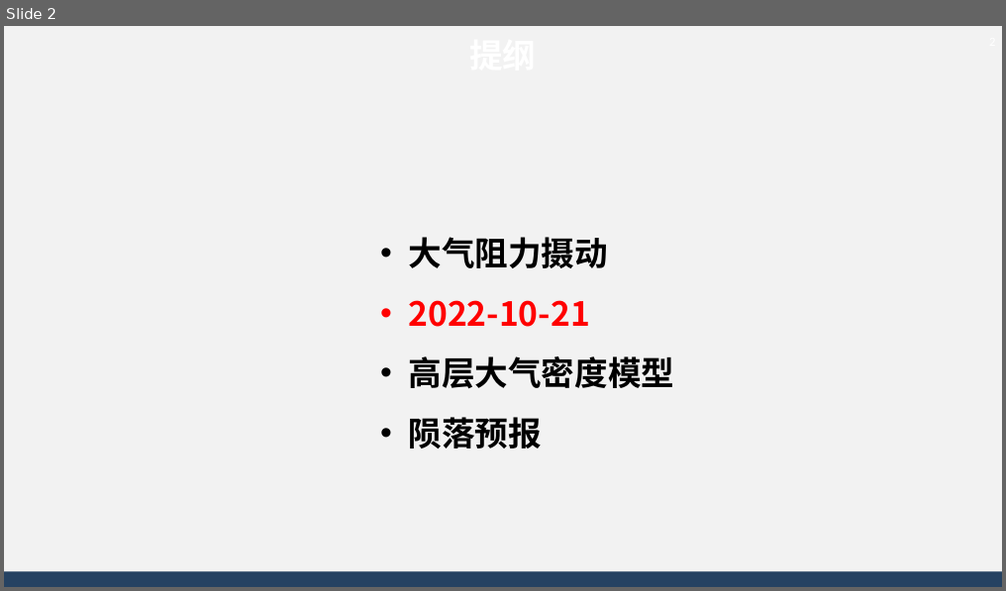
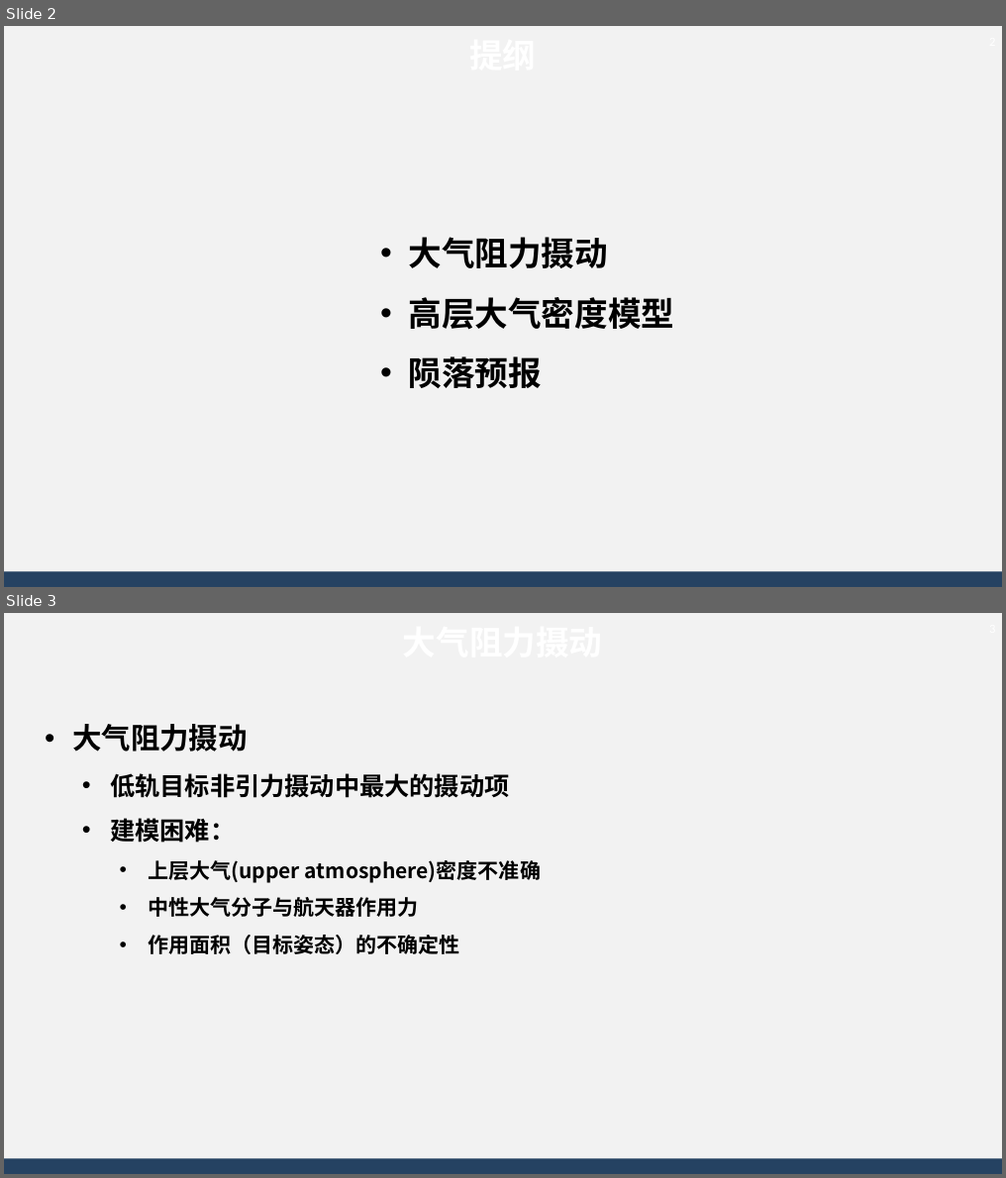
Before and after one commit to AsBackup/DAOSSA, a slide deck: 10 大气阻力摄动，大气密度模型，陨落预报.pptx. Shown one above the other, each under a label of ours: slide 2 before the commit, slides 2 and 3 after it. The pictures are 1006x591 and 1006x1178 pixels, drawn with LibreOffice and Linux fonts; fonts in the diff are those of the drawing; background and template pictures are left out. Boxes give left, top, right and bottom in pixels: in the first picture for what was removed or moved away, otherwise in the second. Text is boxed around its words. In the diff, an @@ line names an element or a change of style, - is before the commit and + after.

```diff
--- a/10 大气阻力摄动，大气密度模型，陨落预报.pptx
+++ b/10 大气阻力摄动，大气密度模型，陨落预报.pptx
@@ slide 3 added at [4,613,1002,1174], background #F2F2F2; not listed: 1 template element that a slide beside it also shows @@
@@ page number added at [966,613,1002,643], 12 pt, text #FFFFFF @@
+3
@@ text added at [72,724,247,752], 32 pt, text #FFFFFF, bold @@
+大气阻力摄动
@@ text added at [110,773,541,955], 20 pt, text #000000, bold @@
+• 大气阻力摄动
+  • 低轨目标非引力摄动中最大的摄动项
+  • 建模困难：
+    • 上层大气(upper atmosphere)密度不准确
+    • 中性大气分子与航天器作用力
+    • 作用面积（目标姿态）的不确定性
@@ slide 2 changed as well @@
@@ text at [408,300,589,327]: paragraph removed @@
-• 2022-10-21
```
Also in this commit, not shown: 3 other slides changed, 6 other slides added, 5 slides removed.
